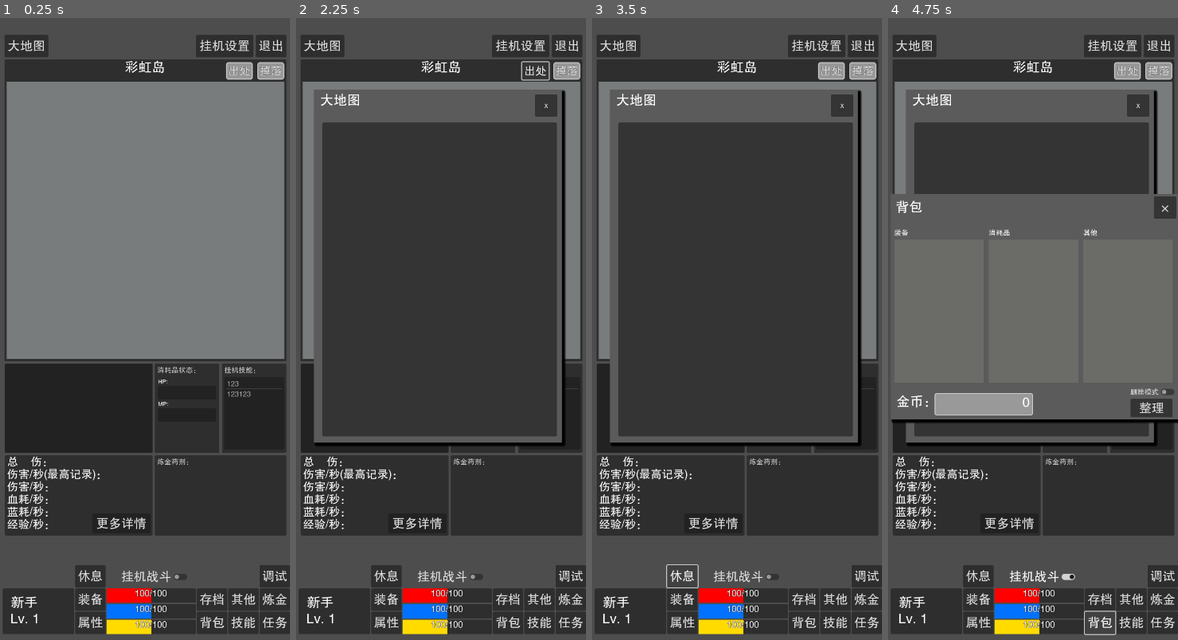
Above: before the commit, frames 1-4 (left to right).
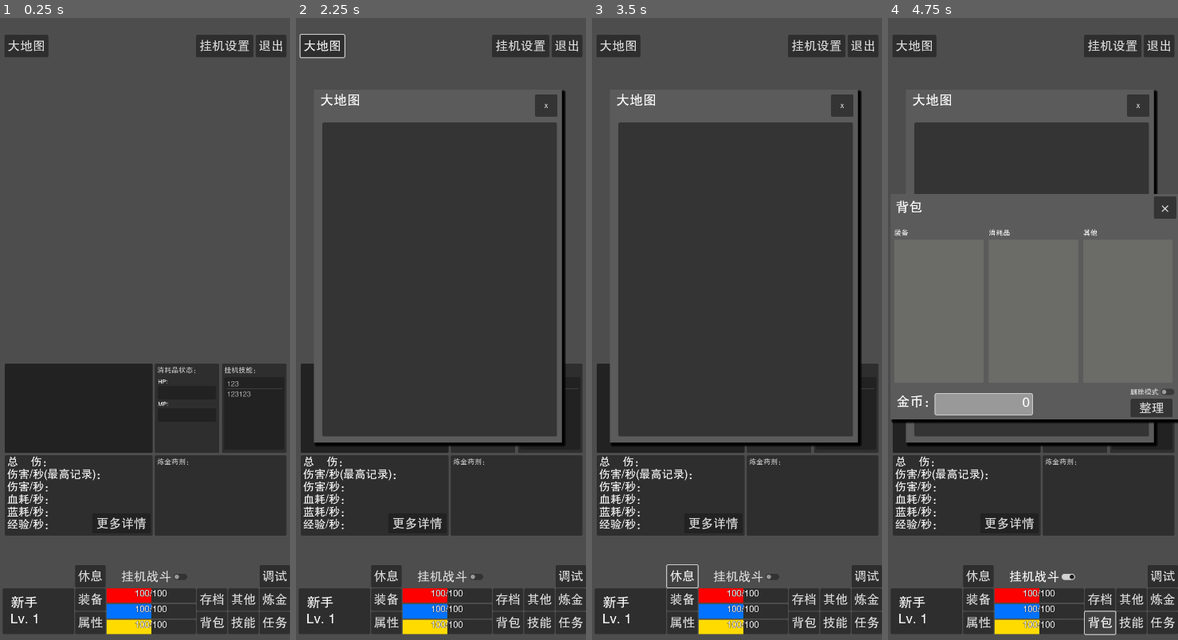
Above: after the commit, the same moments.

Repository: limingboGitHub/TextAdventure
Game: Godot game, scene res://src/scenes/game/world.tscn
Two runs of this game, one before a commit and one after it. Both use one fixed random seed, a clock stepped at 60 frames per second and the inputs below. This scene is started directly instead of the project's main scene.
Inputs (mouse positions are in pixels of both pictures, inside the frame that each line leads up to):
- Up to frame 1 (0.25 s): no input
- Up to frame 2 (2.25 s): click (565, 73) at 0.5 s, where only the run before the commit has a clickable "掉落"; click "大地图" at 1.25 s; click (536, 73) at 2 s, where only the run before the commit has a clickable "出处"
- Up to frame 3 (3.5 s): click "休息" at 2.75 s
- Up to frame 4 (4.75 s): click "挂机战斗" at 3.5 s; click "背包" at 4.25 s

The runs differ from the first frame. In frame 1, 47% of the frame differs, in the area x 1-99%, y 6-56%; in frame 2, 8.9%; in frame 3, 8.9%; in frame 4, 6.3%.
Error before the commit: Assertion failed: 地图数据未加载 (res://src/scenes/game/map.gd:46)
Error after the commit: Attempt to call function 'get_as_text' in base 'null instance' on a null instance. (res://src/core/res_manager.gd:215)

Commit message:
fix: 【灼热荒原】主城区设置

Diff:
--- a/assets/config/map.json
+++ b/assets/config/map.json
@@ -890,6 +890,7 @@
 		"name":"荒原入口",
 		"description":"",
 		"region": "灼热荒原",
+		"main_town":true,
 		"portals":{
 			"portal_000001":{
 				"target_map_id":"map_000202",
--- a/src/scenes/game/world.tscn
+++ b/src/scenes/game/world.tscn
@@ -1,7 +1,6 @@
-[gd_scene load_steps=32 format=3 uid="uid://cjhlw4uxh43lk"]
+[gd_scene load_steps=31 format=3 uid="uid://cjhlw4uxh43lk"]
 
 [ext_resource type="Script" uid="uid://bgbay81accbeh" path="res://src/scenes/game/world.gd" id="1_wlcum"]
-[ext_resource type="PackedScene" uid="uid://u5cer8r8dtys" path="res://src/scenes/game/map.tscn" id="2_ajpim"]
 [ext_resource type="Script" uid="uid://b7omic3ntn17t" path="res://src/scenes/game/map_graph.gd" id="2_g74vk"]
 [ext_resource type="Theme" uid="uid://okeq2d56howe" path="res://theme/common.tres" id="2_pgwtv"]
 [ext_resource type="Script" uid="uid://c8lc1mpnj7vtw" path="res://src/scenes/game/color_bar.gd" id="3_igcpe"]
@@ -36,8 +35,6 @@
 script = ExtResource("1_wlcum")
 
 [node name="Maps" type="Node2D" parent="."]
-
-[node name="Map" parent="Maps" instance=ExtResource("2_ajpim")]
 
 [node name="CanvasLayer" type="CanvasLayer" parent="."]
 
